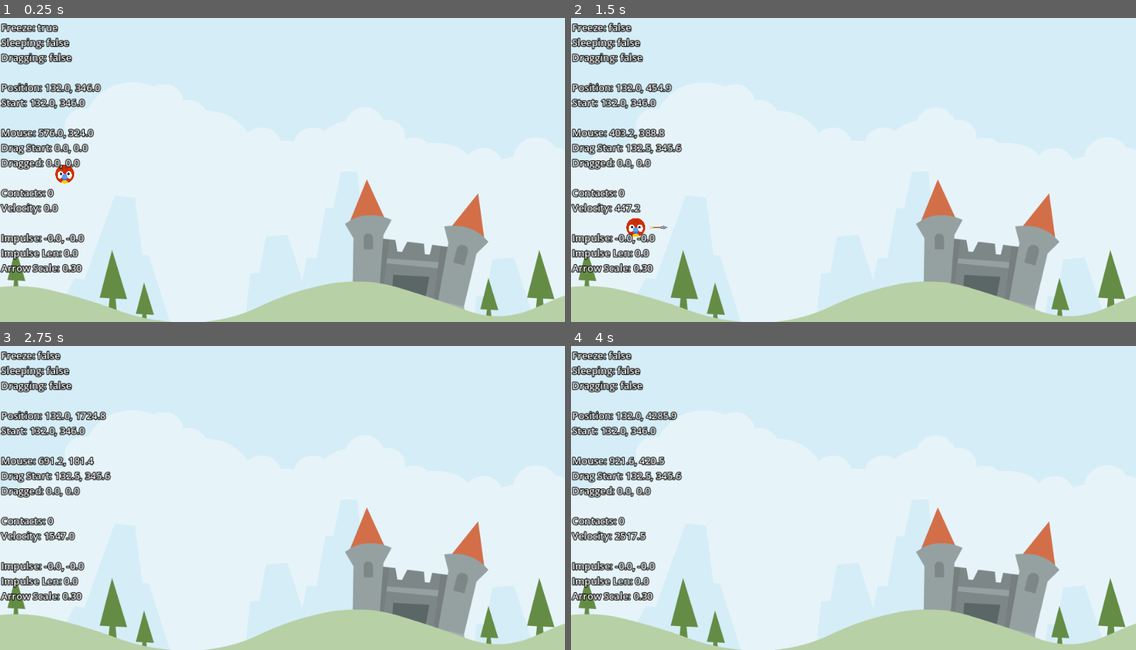
Above: before the commit, frames 1-4 (two rows, left to right).
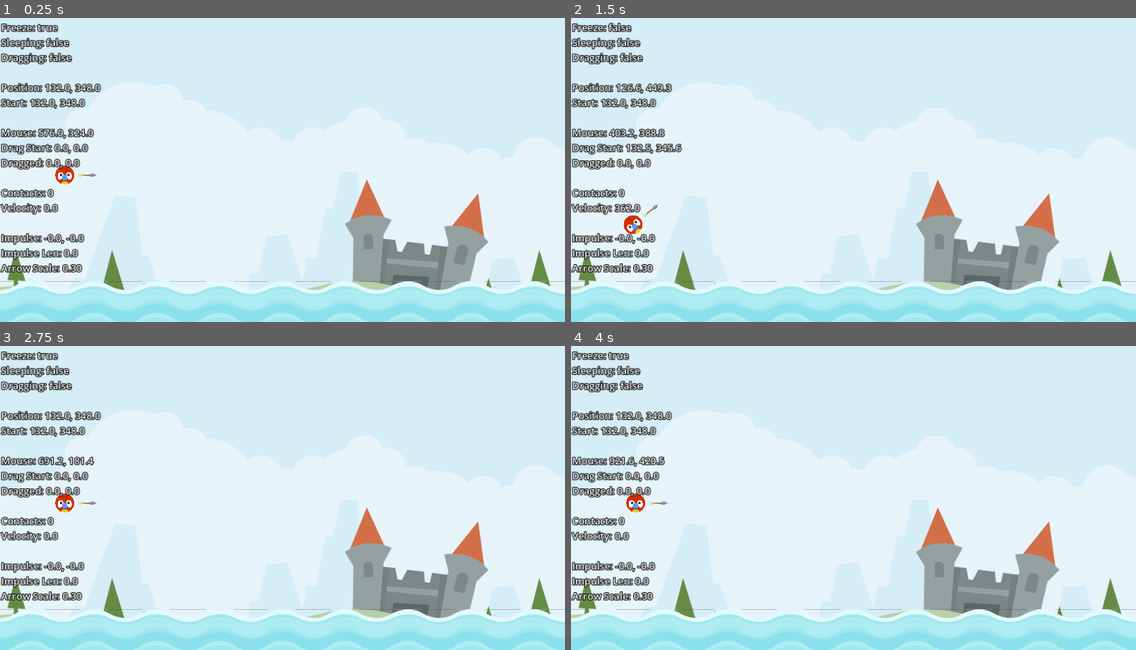
Above: after the commit, the same moments.

Repository: TUSHAR-SHAWw/Godot-Folder
Game: Godot game, scene res://Scenes/Lavelbase/lavelbase.tscn
Same seed, same stepped clock (60 frames per second), same inputs: the game is played once before the commit and once after it.
Inputs (mouse positions are in pixels of both pictures, inside the frame that each line leads up to):
- Up to frame 1 (0.25 s): no input
- Up to frame 2 (1.5 s): tap Enter at 0.5 s; drag from (633, 173) to (910, 94) at 0.52 s; drag from (740, 179) to (825, 227) at 1.27 s
- Up to frame 3 (2.75 s): move the mouse to (339, 422) at 2.02 s; press the mouse at (339, 422) at 2.03 s; hold Up (ui_up) from 2.03 s (still down)
- Up to frame 4 (4 s): release Up (ui_up) at 2.75 s; release the mouse at (910, 422) at 2.75 s; tap Space at 2.75 s; drag from (825, 555) to (684, 443) at 2.77 s; move the mouse to (1023, 537) at 3.52 s; press the mouse at (1023, 537) at 3.53 s; hold Down (ui_down) from 3.53 s (still down)

The runs differ from the first frame. In frame 1, 11% of the frame differs, in the area x 0-100%, y 21-100%; in frame 2, 12%; in frame 3, 12%, in the area x 0-100%, y 1-100%; in frame 4, 12%.

Commit message:
06-08-26 .2 Tarapith

Diff:
--- a/angryanimals/Scenes/Animal.tscn
+++ b/angryanimals/Scenes/Animal.tscn
@@ -7,11 +7,15 @@
 [ext_resource type="AudioStream" uid="uid://cpgk4mkuqnm5a" path="res://Assets/audio/kick_wood.ogg" id="4_ejquv"]
 [ext_resource type="Texture2D" uid="uid://cqit08maf415g" path="res://Assets/items/arrow.png" id="6_7tb26"]
 
+[sub_resource type="PhysicsMaterial" id="PhysicsMaterial_onvdn"]
+bounce = 0.25
+
 [sub_resource type="CircleShape2D" id="CircleShape2D_etfwn"]
 radius = 19.0263
 
 [node name="Animal" type="RigidBody2D"]
 input_pickable = true
+physics_material_override = SubResource("PhysicsMaterial_onvdn")
 freeze = true
 contact_monitor = true
 max_contacts_reported = 1
@@ -46,9 +50,10 @@
 Sleeping:"
 
 [node name="Arrow" type="Sprite2D" parent="."]
-visible = false
 scale = Vector2(0.3, 0.3)
 texture = ExtResource("6_7tb26")
 offset = Vector2(150, 0)
 
+[connection signal="body_entered" from="." to="." method="_on_body_entered"]
 [connection signal="input_event" from="." to="." method="_on_input_event"]
+[connection signal="sleeping_state_changed" from="." to="." method="_on_sleeping_state_changed"]
--- /dev/null
+++ b/angryanimals/Scenes/Cup.tscn
@@ -0,0 +1,90 @@
+[gd_scene load_steps=8 format=3 uid="uid://bcom28at8ygi7"]
+
+[ext_resource type="Texture2D" uid="uid://vcq4vkeh2l3h" path="res://Assets/env/elementWood004.png" id="1_p2y0s"]
+[ext_resource type="Script" path="res://Scenes/cup.gd" id="1_p67ny"]
+[ext_resource type="Texture2D" uid="uid://cixjfklipood3" path="res://Assets/env/elementWood015.png" id="2_gauqf"]
+[ext_resource type="AudioStream" uid="uid://belbx185us015" path="res://Assets/audio/vanish.wav" id="4_wn003"]
+
+[sub_resource type="Animation" id="Animation_b1mqm"]
+resource_name = "vanish"
+step = 0.1
+tracks/0/type = "value"
+tracks/0/imported = false
+tracks/0/enabled = true
+tracks/0/path = NodePath("Visuals:scale")
+tracks/0/interp = 1
+tracks/0/loop_wrap = true
+tracks/0/keys = {
+"times": PackedFloat32Array(0, 0.4, 1),
+"transitions": PackedFloat32Array(1, 1, 1),
+"update": 0,
+"values": [Vector2(0.5, 0.5), Vector2(1, 1), Vector2(0, 0)]
+}
+tracks/1/type = "audio"
+tracks/1/imported = false
+tracks/1/enabled = true
+tracks/1/path = NodePath("sound")
+tracks/1/interp = 1
+tracks/1/loop_wrap = true
+tracks/1/keys = {
+"clips": [{
+"end_offset": 0.0,
+"start_offset": 0.0,
+"stream": ExtResource("4_wn003")
+}],
+"times": PackedFloat32Array(0.0333333)
+}
+tracks/1/use_blend = true
+
+[sub_resource type="Animation" id="Animation_hvd3k"]
+length = 0.001
+tracks/0/type = "value"
+tracks/0/imported = false
+tracks/0/enabled = true
+tracks/0/path = NodePath("Visuals:scale")
+tracks/0/interp = 1
+tracks/0/loop_wrap = true
+tracks/0/keys = {
+"times": PackedFloat32Array(0),
+"transitions": PackedFloat32Array(1),
+"update": 0,
+"values": [Vector2(0.5, 0.5)]
+}
+
+[sub_resource type="AnimationLibrary" id="AnimationLibrary_sb2bq"]
+_data = {
+"RESET": SubResource("Animation_hvd3k"),
+"vanish": SubResource("Animation_b1mqm")
+}
+
+[node name="Cup" type="StaticBody2D"]
+script = ExtResource("1_p67ny")
+
+[node name="Visuals" type="Node2D" parent="."]
+scale = Vector2(0.5, 0.5)
+
+[node name="Sprite2D" type="Sprite2D" parent="Visuals"]
+position = Vector2(-73, -70)
+texture = ExtResource("1_p2y0s")
+
+[node name="Sprite2D2" type="Sprite2D" parent="Visuals"]
+position = Vector2(73, -70)
+texture = ExtResource("1_p2y0s")
+flip_h = true
+
+[node name="Sprite2D3" type="Sprite2D" parent="Visuals"]
+texture = ExtResource("2_gauqf")
+
+[node name="CollisionPolygon2D" type="CollisionPolygon2D" parent="."]
+position = Vector2(1.4782, -0.678572)
+scale = Vector2(0.521789, 0.508929)
+polygon = PackedVector2Array(-107, -106, -108, 32, 110, 34, 106, -106, 39, -37, -39, -37)
+
+[node name="AnimationPlayer" type="AnimationPlayer" parent="."]
+libraries = {
+"": SubResource("AnimationLibrary_sb2bq")
+}
+
+[node name="sound" type="AudioStreamPlayer2D" parent="."]
+
+[connection signal="animation_finished" from="AnimationPlayer" to="." method="_on_animation_player_animation_finished"]
--- /dev/null
+++ b/angryanimals/Scenes/Lavelbase/lavelbase.gd
@@ -0,0 +1,13 @@
+extends Node2D
+@onready var marker_2d: Marker2D = $Marker2D
+const Animalscene = preload("res://Scenes/animal.tscn")
+# Called when the node enters the scene tree for the first time.
+func _ready() -> void:
+	Signalhub.on_animal_died.connect(spawn_animal)
+	spawn_animal() # Replace with function body.
+
+
+func spawn_animal()->void:
+	var new_animal:Animal=Animalscene.instantiate()
+	new_animal.position=marker_2d.position
+	call_deferred("add_child",new_animal)
--- a/angryanimals/Scenes/Lavelbase/lavelbase.tscn
+++ b/angryanimals/Scenes/Lavelbase/lavelbase.tscn
@@ -1,14 +1,23 @@
-[gd_scene load_steps=3 format=3 uid="uid://pwa71eynguki"]
+[gd_scene load_steps=5 format=3 uid="uid://pwa71eynguki"]
 
 [ext_resource type="Texture2D" uid="uid://b18h1k8e75cl5" path="res://Assets/scene/colored_castle.png" id="1_gk0en"]
-[ext_resource type="PackedScene" uid="uid://bib0m82rwvg43" path="res://Scenes/Animal.tscn" id="2_o0a5m"]
+[ext_resource type="Script" path="res://Scenes/Lavelbase/lavelbase.gd" id="1_mu87u"]
+[ext_resource type="PackedScene" uid="uid://d4jico2bf6ypl" path="res://Scenes/Water.tscn" id="3_mwu0x"]
+[ext_resource type="PackedScene" uid="uid://bcom28at8ygi7" path="res://Scenes/Cup.tscn" id="4_am8r4"]
 
 [node name="Lavelbase" type="Node2D"]
+script = ExtResource("1_mu87u")
 
 [node name="BG" type="Sprite2D" parent="."]
 position = Vector2(565, 439)
 scale = Vector2(1.19, 1.19)
 texture = ExtResource("1_gk0en")
 
-[node name="Animal" parent="." instance=ExtResource("2_o0a5m")]
-position = Vector2(132, 346)
+[node name="water" parent="." instance=ExtResource("3_mwu0x")]
+position = Vector2(567, 629)
+
+[node name="Marker2D" type="Marker2D" parent="."]
+position = Vector2(132, 348)
+
+[node name="Cup" parent="." instance=ExtResource("4_am8r4")]
+position = Vector2(205, 480)
--- /dev/null
+++ b/angryanimals/Scenes/Water.tscn
@@ -0,0 +1,26 @@
+[gd_scene load_steps=5 format=3 uid="uid://d4jico2bf6ypl"]
+
+[ext_resource type="Script" path="res://Scenes/water.gd" id="1_8er0h"]
+[ext_resource type="Texture2D" uid="uid://b1wwb138kjcvn" path="res://Assets/scene/waterTop_high.png" id="1_wbfkr"]
+[ext_resource type="AudioStream" uid="uid://bdnnc1r6tohfp" path="res://Assets/audio/splash.ogg" id="3_o45pa"]
+
+[sub_resource type="WorldBoundaryShape2D" id="WorldBoundaryShape2D_t4xsd"]
+
+[node name="water" type="Area2D"]
+script = ExtResource("1_8er0h")
+
+[node name="CollisionShape2D" type="CollisionShape2D" parent="."]
+position = Vector2(0, 40)
+shape = SubResource("WorldBoundaryShape2D_t4xsd")
+
+[node name="Sprite2D" type="Sprite2D" parent="."]
+texture_repeat = 2
+texture = ExtResource("1_wbfkr")
+region_enabled = true
+region_rect = Rect2(0, 0, 1200, 128)
+region_filter_clip_enabled = true
+
+[node name="splashsound" type="AudioStreamPlayer" parent="."]
+stream = ExtResource("3_o45pa")
+
+[connection signal="body_entered" from="." to="." method="_on_body_entered"]
--- a/angryanimals/Scenes/animal.gd
+++ b/angryanimals/Scenes/animal.gd
@@ -23,7 +23,7 @@
 	_arrow_scale_x=arrow.scale.x
 
 # Called every frame. 'delta' is the elapsed time since the previous frame.
-func _process(delta: float) -> void:
+func _process(_delta: float) -> void:
 	label.text = """
 	Freeze: %s
 	Sleeping: %s
@@ -79,10 +79,10 @@
 
 func _unhandled_input(event: InputEvent) -> void:
 	if _is_dragging and event.is_action_released("drag"):
-		start_release()
+
 		call_deferred("start_release")
 
-func _on_input_event(viewport: Node, event: InputEvent, shape_idx: int) -> void:
+func _on_input_event(_viewport: Node, event: InputEvent, _shape_idx: int) -> void:
 	if event.is_action_pressed("drag"):
 		input_event.disconnect(_on_input_event)
 		startdragging()
@@ -103,7 +103,7 @@
 	_dragged=_new_dragged
 	position=_start+_dragged
 
-func _physics_process(delta: float) -> void:
+func _physics_process(_delta: float) -> void:
 	if _is_dragging:
 		handle_dragging()
 		scale_arrow()
@@ -114,6 +114,27 @@
 func scale_arrow() -> void:
 	var power = calculate_impulse().length() / IMPULSE_MAX
 	power = clamp(power, 0.0, 1.0)
-
 	arrow.scale.x = _arrow_scale_x + power
 	arrow.rotation = (_start - position).angle()
+
+func die()-> void:
+	Signalhub.emit_animal_died()
+	queue_free()
+
+#func scale_arrow() -> void:
+	#var new_scale:float=clamp((calculate_impulse().length())/IMPULSE_MAX,_arrow_scale_x,0.9)
+	#arrow.scale.x=new_scale
+	#arrow.rotation = (_start - position).angle()
+
+
+func _on_body_entered(body: Node) -> void:
+	if body is StaticBody2D and !kick_sound.playing:
+		kick_sound.play()
+
+
+func _on_sleeping_state_changed() -> void:
+	if sleeping:
+		for body in get_colliding_bodies():
+			if body is cup:
+				body.die()
+		die()
--- /dev/null
+++ b/angryanimals/Scenes/cup.gd
@@ -0,0 +1,9 @@
+extends StaticBody2D
+class_name cup
+@onready var animation_player: AnimationPlayer = $AnimationPlayer
+
+func die()->void:
+	animation_player.play("vanish")
+
+func _on_animation_player_animation_finished(anim_name: StringName) -> void:
+	queue_free()
--- /dev/null
+++ b/angryanimals/Scenes/water.gd
@@ -0,0 +1,10 @@
+extends Area2D
+@onready var splashsound: AudioStreamPlayer = $splashsound
+
+
+
+
+func _on_body_entered(body: Node2D) -> void:
+	if body is Animal:
+		splashsound.play()
+		body.die()
--- a/angryanimals/bird.gd
+++ b/angryanimals/bird.gd
@@ -13,7 +13,7 @@
 		freeze=false
 		apply_central_impulse(Vector2(200,-200))
 # Called every frame. 'delta' is the elapsed time since the previous frame.
-func _process(delta: float) -> void:
+func _process(_delta: float) -> void:
 	label.text	="Freeze:%s\nContact count:%s\nSleeping%s" %[freeze,get_contact_count(),sleeping]
 
 
@@ -25,6 +25,6 @@
 	pass # Replace with function body.
 
 
-func _on_input_event(viewport: Node, event: InputEvent, shape_idx: int) -> void:
+func _on_input_event(_viewport: Node, event: InputEvent, _shape_idx: int) -> void:
 	if event is InputEventMouse and event.button_mask==1:
 		position=get_global_mouse_position()
--- /dev/null
+++ b/angryanimals/globals/signalhub.gd
@@ -0,0 +1,6 @@
+extends Node
+
+signal on_animal_died
+
+func emit_animal_died()->void:
+	on_animal_died.emit()
--- a/angryanimals/project.godot
+++ b/angryanimals/project.godot
@@ -14,6 +14,10 @@
 run/main_scene="res://Scenes/Lavelbase/lavelbase.tscn"
 config/features=PackedStringArray("4.3", "GL Compatibility")
 config/icon="res://icon.svg"
+
+[autoload]
+
+Signalhub="*res://globals/signalhub.gd"
 
 [display]
 
Not shown: 1 places in angryanimals/Scenes/Animal.tscn that only renumber resources
